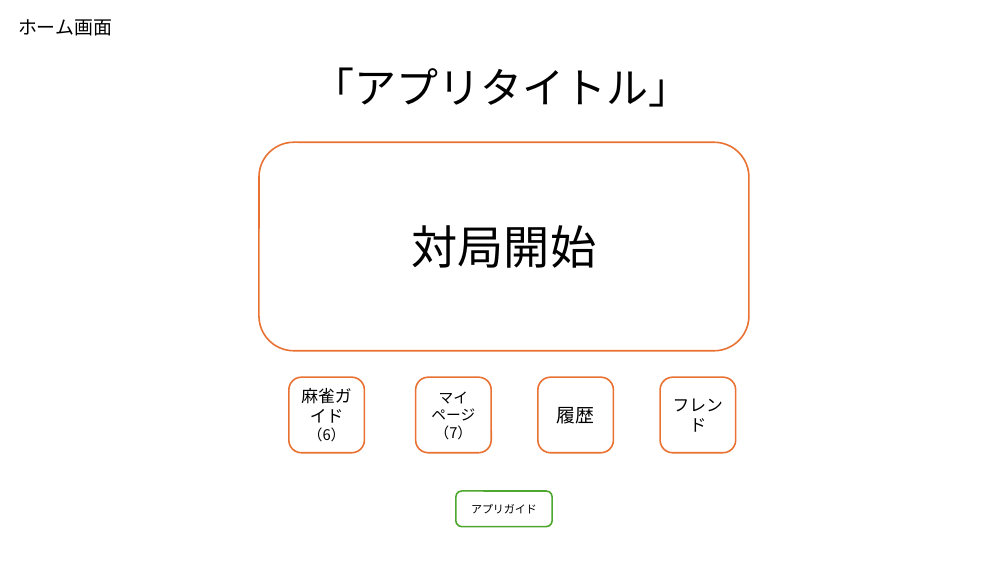
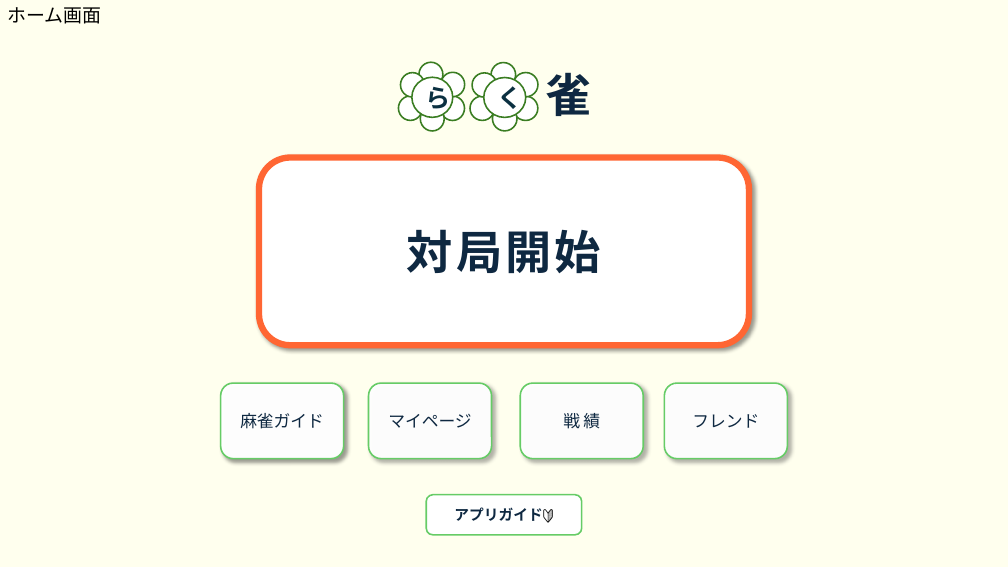
Before and after one commit to plusdojo2024/B5, a slide deck: slide 4 of doc/02_外部設計/外部設計_麻雀アプリ.pptx. Drawn at 1008x567 pixels with LibreOffice and Linux fonts; fonts in the diff are those of the drawing. Boxes give left, top, right and bottom in pixels: in the first picture for what was removed or moved away, otherwise in the second. Text is boxed around its words. In the diff, an @@ line names an element or a change of style, - is before the commit and + after.

```diff
--- a/doc/02_外部設計/外部設計_麻雀アプリ.pptx
+++ b/doc/02_外部設計/外部設計_麻雀アプリ.pptx
@@ background #FFFFFF to #FFFFEE @@
@@ text "ホーム画面": place and size @@
-text "ホーム画面" at (18,19,112,36)
+text "ホーム画面" at (7,7,101,24)
@@ text removed at (313,67,691,107) @@
-「アプリタイトル」
@@ group added at (399,62,465,131): 7 ellipses @@
+ら
@@ group added at (470,63,538,131): 7 ellipses @@
+く
@@ text added at (545,72,591,116), 44 pt, text #0E2841, bold @@
+雀
@@ rounded rectangle "対局開始": place and size @@
-rounded rectangle "対局開始" at (259,142,749,351)
+rounded rectangle "対局開始" at (259,157,749,345)
@@ rounded rectangle "対局開始" at (259,157,749,345): text colour #000000 to #0E2841, letter spacing 0 to 3 pt, bold on; outline #E97132 1.5 pt to #FF6633 6 pt; shadow on @@
@@ rounded rectangle "麻雀ガイド": place and size @@
-rounded rectangle "麻雀ガイド" at (289,377,364,453)
+rounded rectangle "麻雀ガイド" at (221,383,344,459)
@@ rounded rectangle "麻雀ガイド" at (221,383,344,459): outline #E97132 1.5 pt to #66CC66 1.5 pt; shadow on @@
@@ rounded rectangle "マイページ": place and size @@
-rounded rectangle "マイページ" at (416,377,492,453)
+rounded rectangle "マイページ" at (368,383,492,459)
@@ rounded rectangle "マイページ" at (368,383,492,459): size 14 to 16 pt, text colour #000000 to #0E2841, letter outline none to #000000 0.75 pt; fill #FFFFFF to #FFFFFF at 97% opacity; outline #E97132 1.5 pt to #66CC66 1.5 pt; shadow on @@
@@ rounded rectangle added at (520,383,644,459), fill #FFFFFF at 97% opacity, outline #66CC66 1.5 pt, 16 pt, text #0E2841 @@
+戦績
@@ rounded rectangle removed at (538,377,613,453) @@
-履歴
@@ rounded rectangle "フレンド": place and size @@
-rounded rectangle "フレンド" at (660,377,736,453)
+rounded rectangle "フレンド" at (665,383,788,459)
@@ rounded rectangle "フレンド" at (665,383,788,459): text colour #000000 to #0E2841, letter outline none to #000000 0.75 pt; fill #FFFFFF to #FFFFFF at 97% opacity; outline #E97132 1.5 pt to #66CC66 1.5 pt; shadow on @@
@@ text in rounded rectangle at (240,413,324,429): text changed; text colour #000000 to #0E2841 @@
-麻雀ガイド（6）
+麻雀ガイド
@@ text in rounded rectangle at (435,425,473,440): paragraph removed @@
-（7）
@@ rounded rectangle "アプリガイド🔰": place and size @@
-rounded rectangle "アプリガイド🔰" at (456,491,552,526)
+rounded rectangle "アプリガイド🔰" at (426,495,582,535)
@@ rounded rectangle "アプリガイド🔰" at (426,495,582,535): outline #4EA72E 1.5 pt to #66CC66 1.5 pt @@
@@ text in rounded rectangle at (454,507,553,523): text changed; size 10.5 to 14 pt; text colour #000000 to #0E2841; bold on @@
-アプリガイド
+アプリガイド🔰
```
Also in this commit, not shown: 7 other slides changed, 16 slides added, 12 slides removed.
